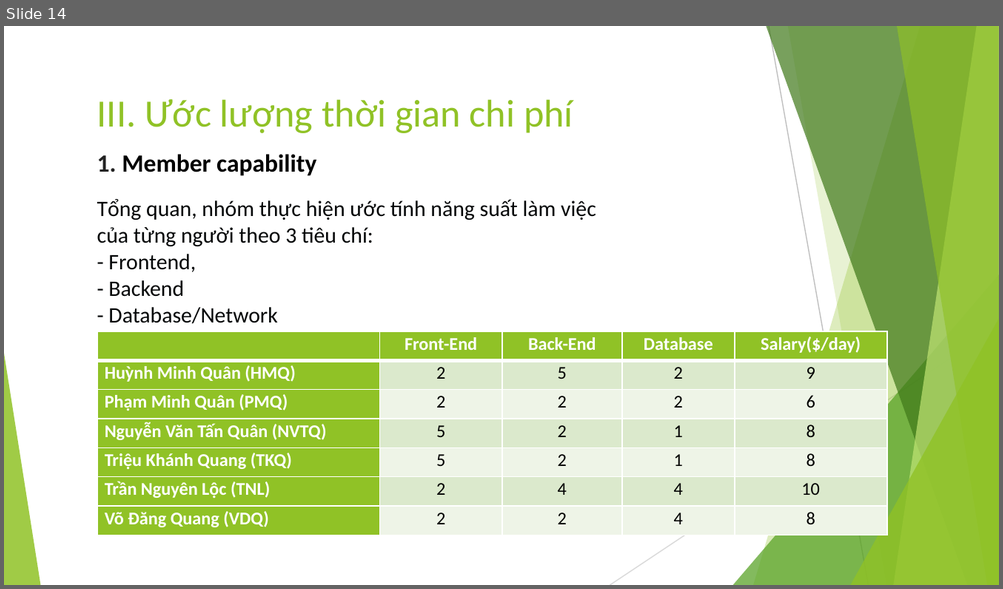
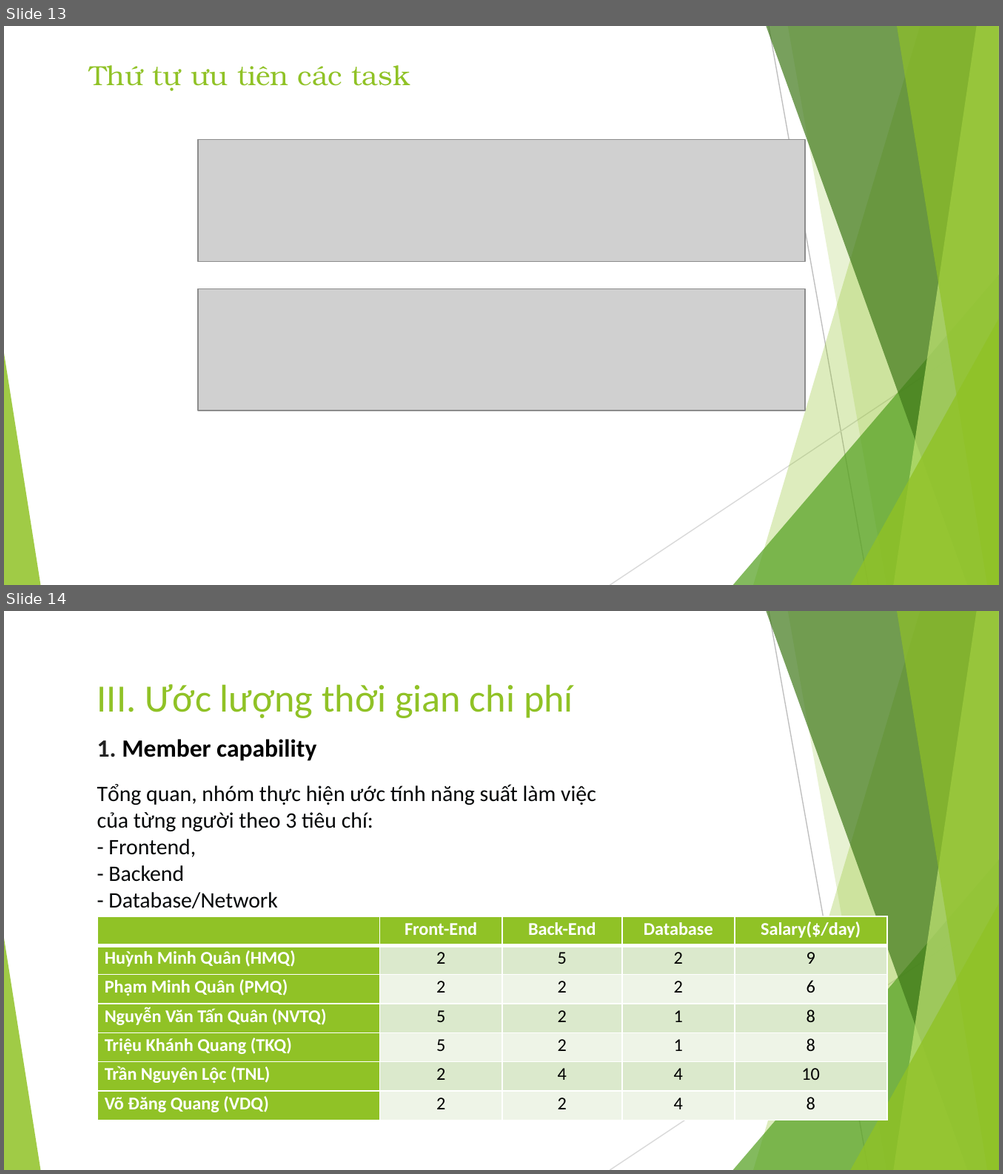
Before and after one commit to EdgarIgnite16/MSP-Project, a slide deck: Report/Nhom9_SingedShop_FinalUltimateVersion.pptx. Shown one above the other, each under a label of ours: slide 14 before the commit, slides 13 and 14 after it. The pictures are 1003x589 and 1003x1174 pixels, drawn with LibreOffice and Linux fonts; fonts in the diff are those of the drawing; grey boxes stand for pictures. Boxes give left, top, right and bottom in pixels: in the first picture for what was removed or moved away, otherwise in the second. Text is boxed around its words. In the diff, an @@ line names an element or a change of style, - is before the commit and + after.

```diff
--- a/Report/Nhom9_SingedShop_FinalUltimateVersion.pptx
+++ b/Report/Nhom9_SingedShop_FinalUltimateVersion.pptx
@@ slide 13 added at box(4, 26, 999, 585), background #FFFFFF; not listed: 10 template elements that a slide beside it also shows @@
@@ title added at box(89, 65, 410, 91), 20 pt, text #90C226 @@
+Thứ tự ưu tiên các task
@@ picture added at box(198, 139, 805, 262) @@
@@ picture added at box(198, 289, 805, 411) @@
```
Also in this commit, not shown: 3 slides changed, 3 other slides added, 5 slides removed.
